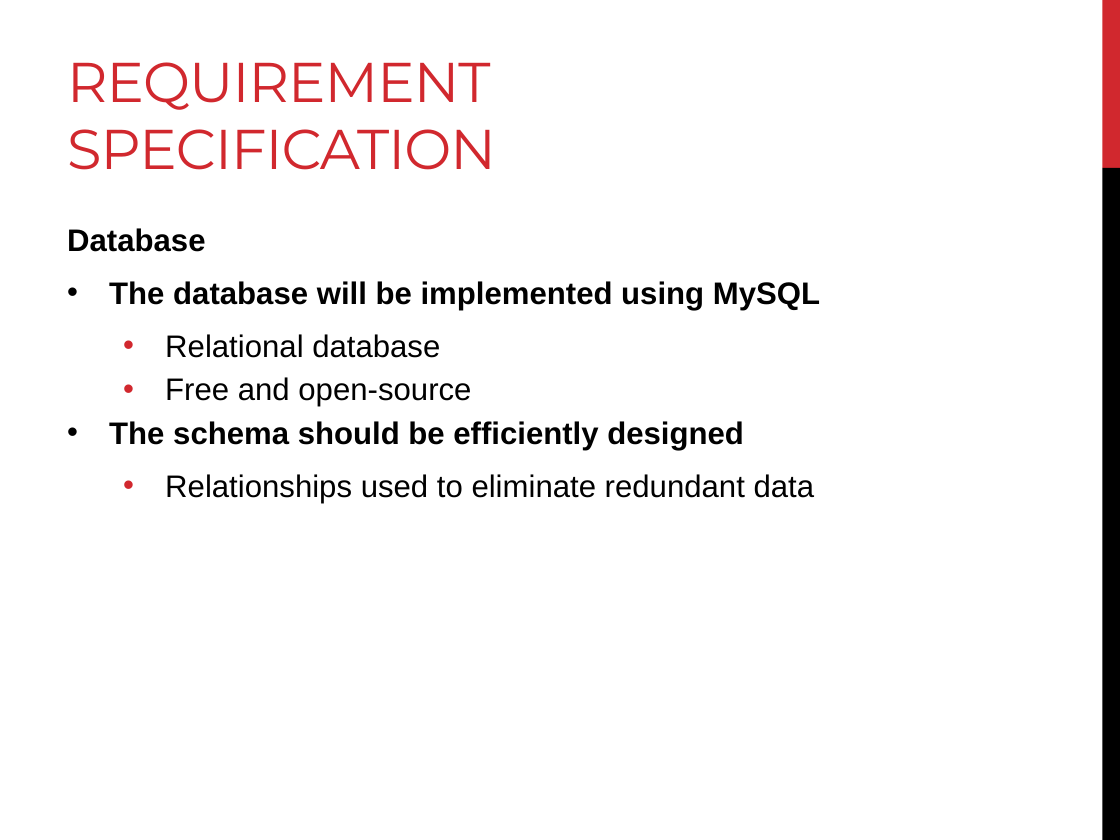
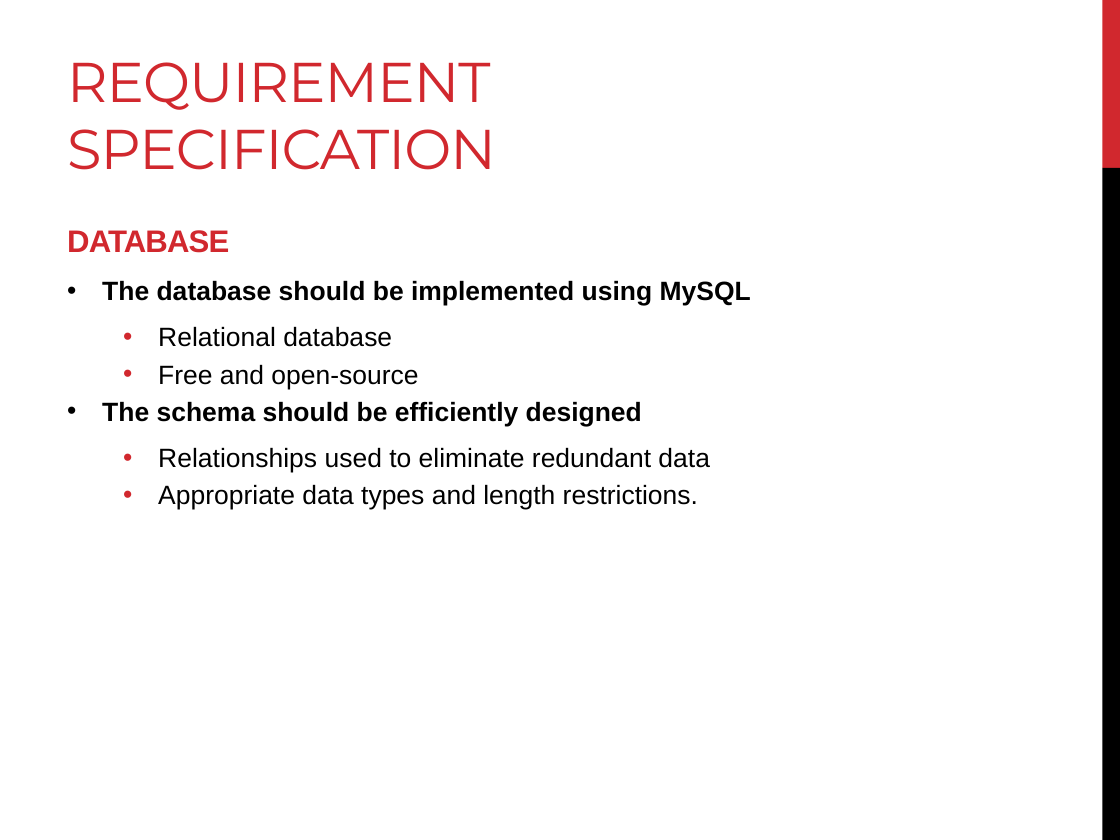
Before and after one commit to AndreasSchwagerl/RR-Survey-System, a slide deck: slide 7 of Survey System - Progress Presentation 3.pptx (slide 8 before the commit). Drawn at 1120x840 pixels with LibreOffice and Linux fonts; fonts in the diff are those of the drawing. Boxes give left, top, right and bottom in pixels: in the first picture for what was removed or moved away, otherwise in the second. Text is boxed around its words. In the diff, an @@ line names an element or a change of style, - is before the commit and + after.

```diff
--- a/Survey System - Progress Presentation 3.pptx
+++ b/Survey System - Progress Presentation 3.pptx
@@ text at (67, 230, 751, 306): text changed; size 20 to 17 pt @@
-Database
-• The database will be implemented using MySQL
+DATABASE
+• The database should be implemented using MySQL
@@ text at (102, 326, 710, 473): size 20 to 17 pt in "Relational database", "Free and open-source", "The schema should be efficiently designed", "Relationships used to eliminate redundant data"; indent changed @@
@@ text at (158, 484, 698, 510): paragraph added @@
+  • Appropriate data types and length restrictions.
```
Also in this commit, not shown: 7 other slides changed, 4 slides added, 1 slide removed.
